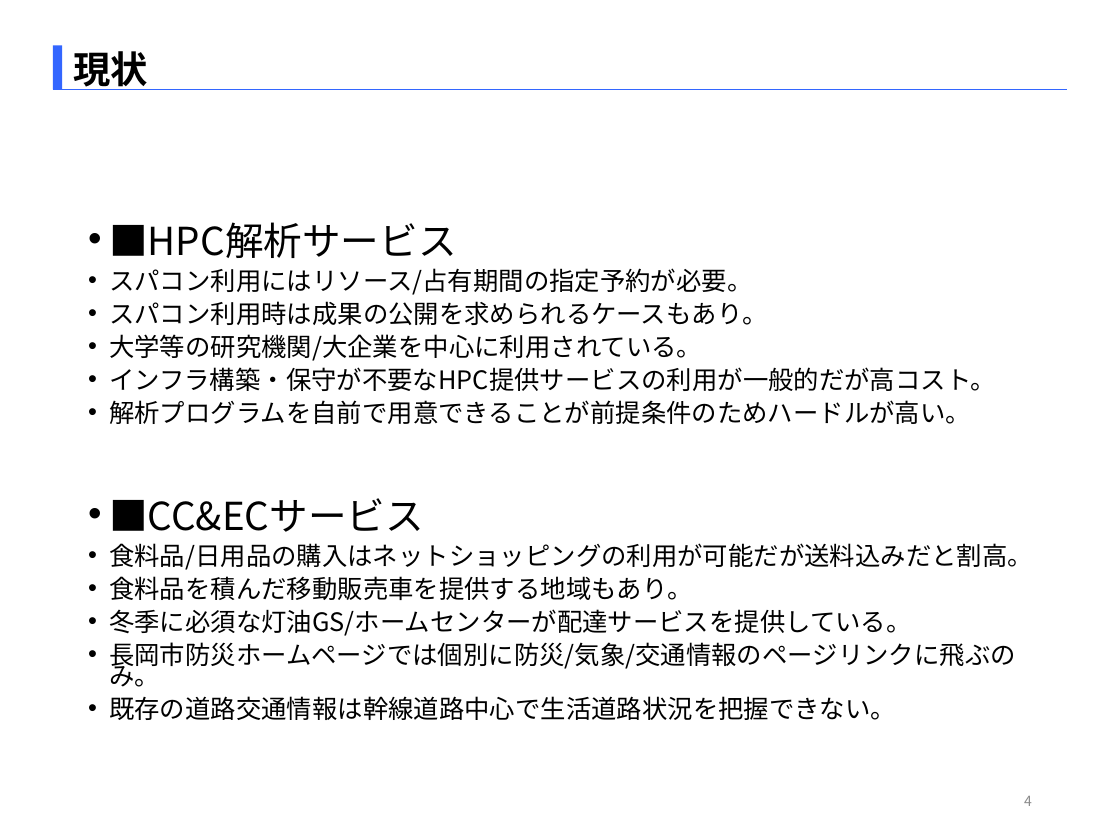
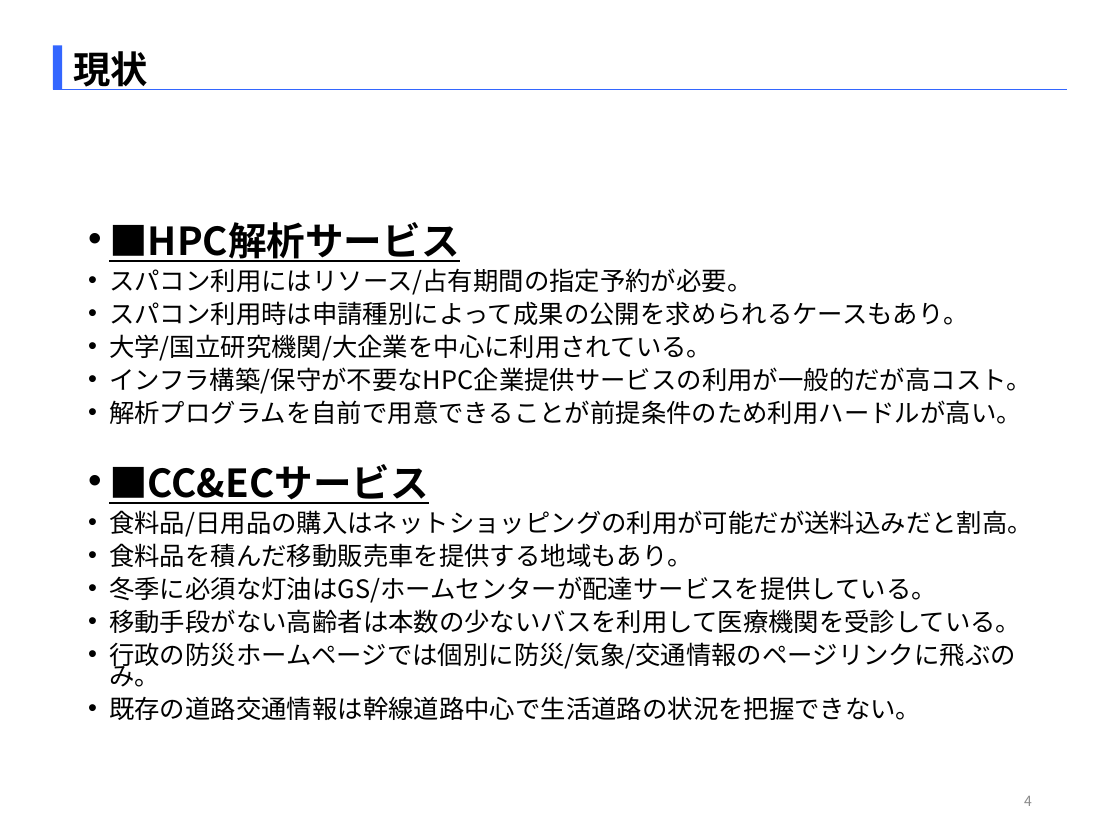
Before and after one commit to SITH-YN/PythonTool, a slide deck: slide 4 of Temp/EMB本部_中村洋太_290863_[HPC解析_CC&ECサービス].pptx. Drawn at 1120x840 pixels with LibreOffice and Linux fonts; fonts in the diff are those of the drawing. Boxes give left, top, right and bottom in pixels: in the first picture for what was removed or moved away, otherwise in the second. Text is boxed around its words. In the diff, an @@ line names an element or a change of style, - is before the commit and + after.

Commit message:
edit

```diff
--- a/Temp/EMB本部_中村洋太_290863_[HPC解析_CC&ECサービス].pptx
+++ b/Temp/EMB本部_中村洋太_290863_[HPC解析_CC&ECサービス].pptx
@@ text at <box>109,222,460,504</box>: bold on, underline on in "■HPC解析サービス", "■CC&ECサービス" @@
@@ text at <box>109,301,1031,424</box>: text changed @@
-• スパコン利用時は成果の公開を求められるケースもあり。
-• 大学等の研究機関/大企業を中心に利用されている。
-• インフラ構築・保守が不要なHPC提供サービスの利用が一般的だが高コスト。
-• 解析プログラムを自前で用意できることが前提条件のためハードルが高い。
+• スパコン利用時は申請種別によって成果の公開を求められるケースもあり。
+• 大学/国立研究機関/大企業を中心に利用されている。
+• インフラ構築/保守が不要なHPC企業提供サービスの利用が一般的だが高コスト。
+• 解析プログラムを自前で用意できることが前提条件のため利用ハードルが高い。
@@ text at <box>109,576,1021,720</box>: text changed @@
-• 冬季に必須な灯油GS/ホームセンターが配達サービスを提供している。
-• 長岡市防災ホームページでは個別に防災/気象/交通情報のページリンクに飛ぶのみ。
-• 既存の道路交通情報は幹線道路中心で生活道路状況を把握できない。
+• 冬季に必須な灯油はGS/ホームセンターが配達サービスを提供している。
+• 移動手段がない高齢者は本数の少ないバスを利用して医療機関を受診している。
+• 行政の防災ホームページでは個別に防災/気象/交通情報のページリンクに飛ぶのみ。
+• 既存の道路交通情報は幹線道路中心で生活道路の状況を把握できない。
```
Also in this commit, not shown: 10 other slides changed.
